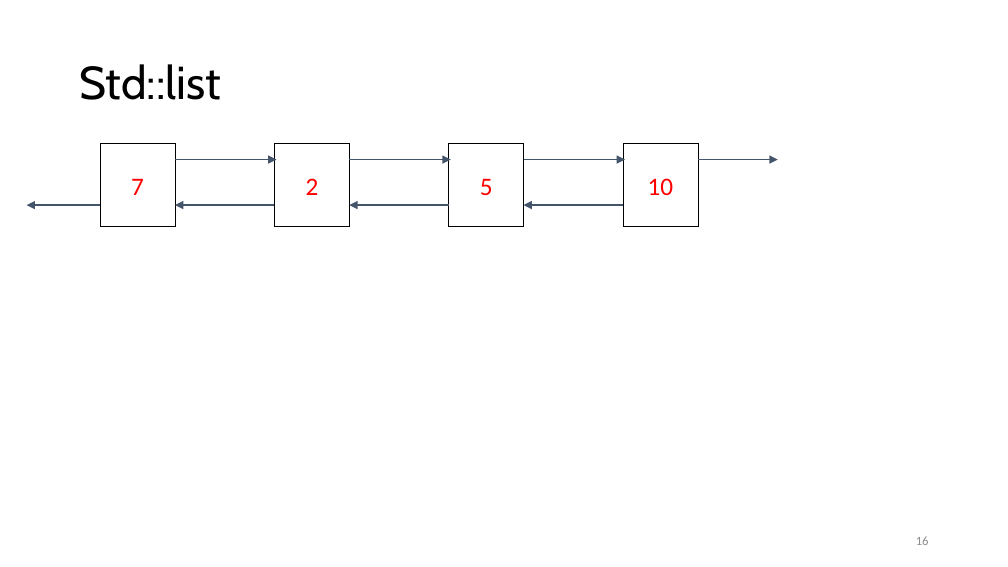
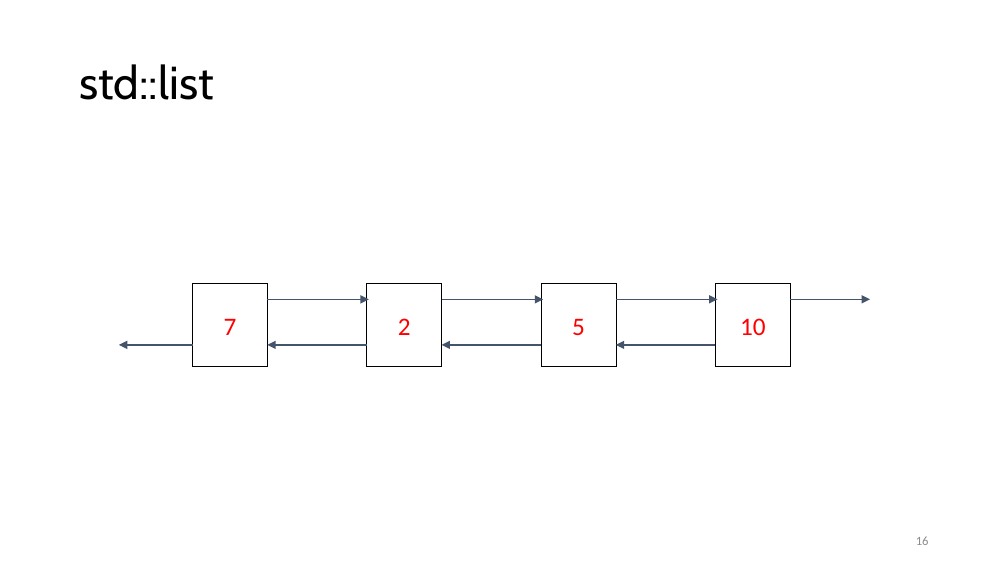
Before and after one commit to rarutyun/cpp-courses, a slide deck: slide 16 of 03_containrers_and_initialization/03_containers.pptx. Drawn at 1008x567 pixels with LibreOffice and Linux fonts; fonts in the diff are those of the drawing. Boxes give left, top, right and bottom in pixels: in the first picture for what was removed or moved away, otherwise in the second. Text is boxed around its words. In the diff, an @@ line names an element or a change of style, - is before the commit and + after.

```diff
--- a/03_containrers_and_initialization/03_containers.pptx
+++ b/03_containrers_and_initialization/03_containers.pptx
@@ title at [79,64,213,100]: text changed @@
-Std::list
+std::list
@@ 5 arrows, 1 rectangle: place and size @@
-5 arrows, 1 rectangle at [175,144,778,227]
+5 arrows, 1 rectangle at [267,283,870,366]
@@ 3 rectangles, 3 arrows: place and size @@
-3 rectangles, 3 arrows at [26,144,698,227]
+3 rectangles, 3 arrows at [119,283,790,366]
```
Also in this commit, not shown: 13 other slides changed, 2 slides added, 2 slides removed.
